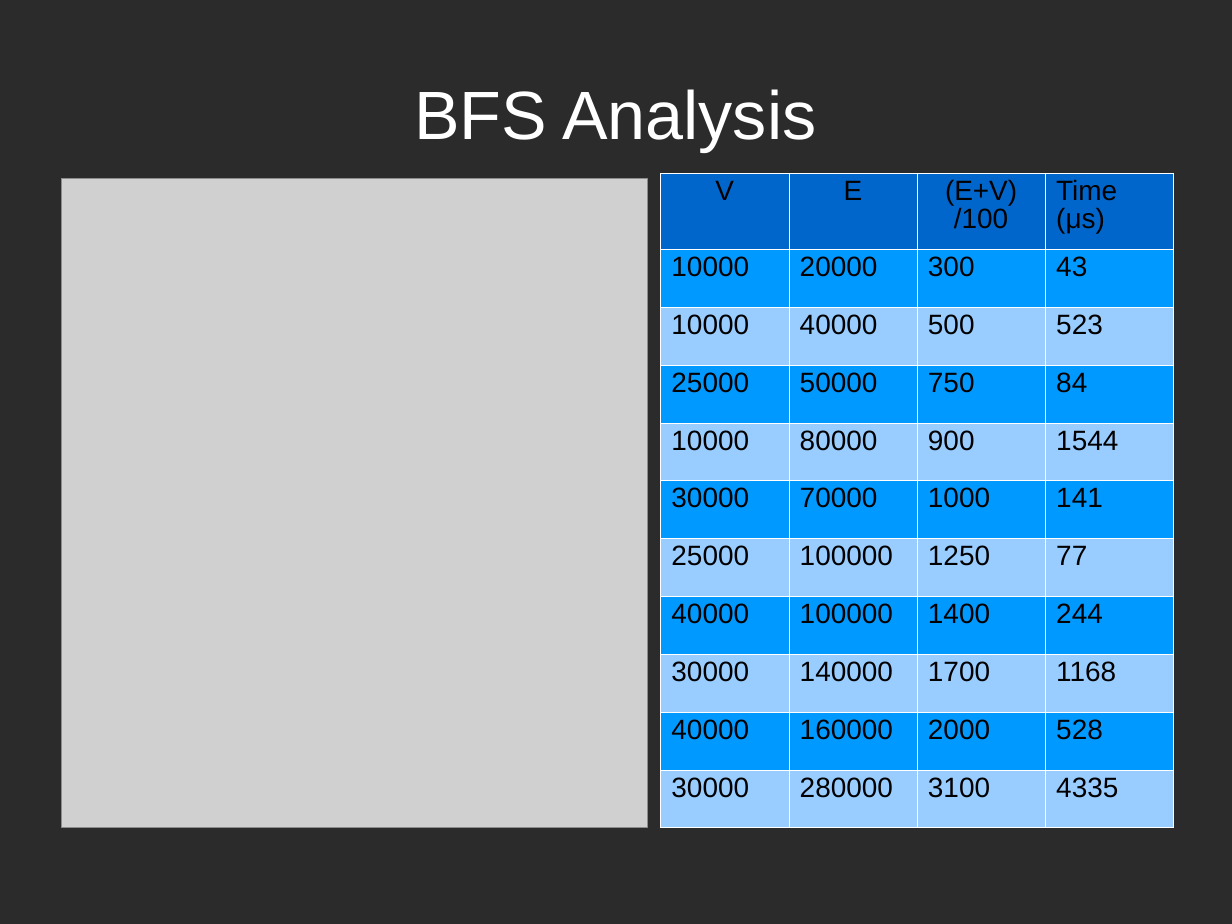
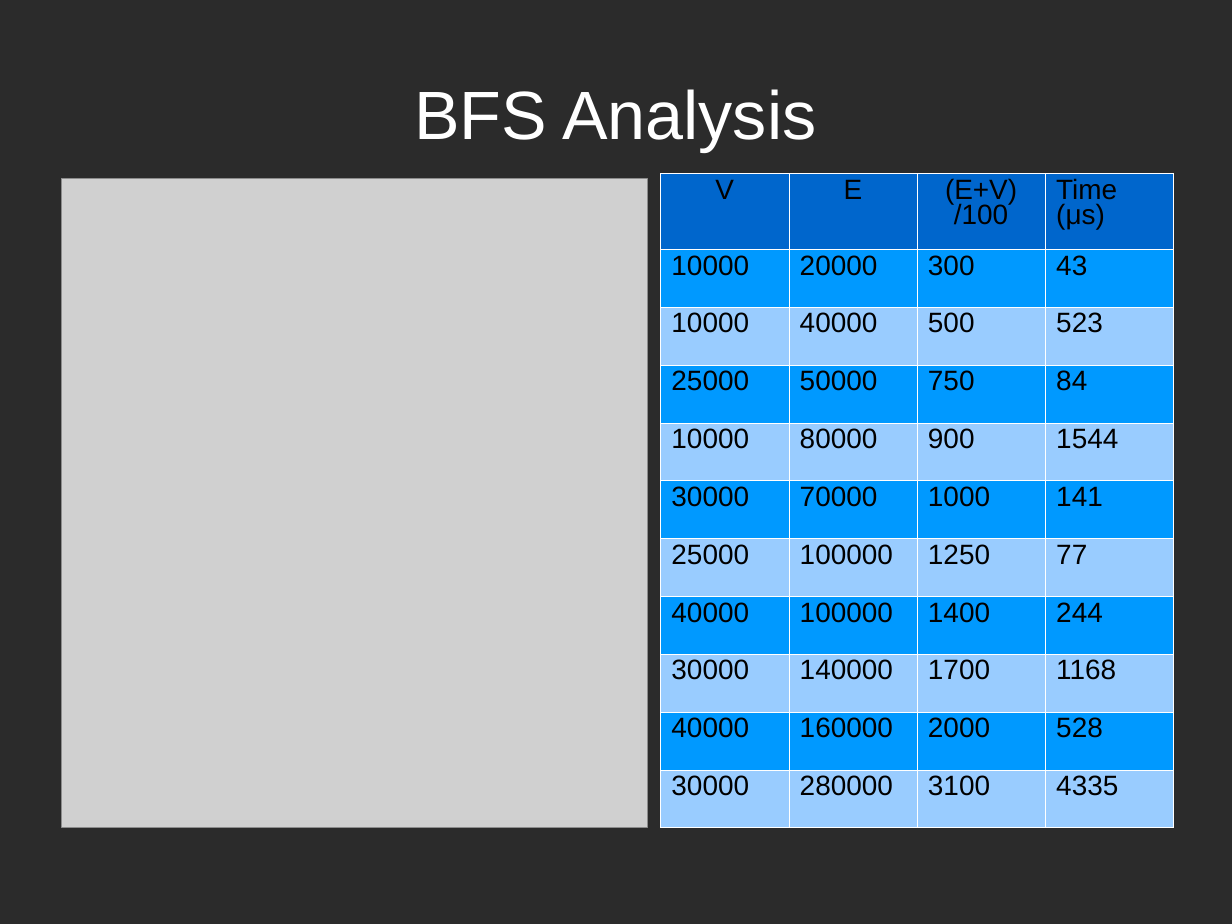
Before and after one commit to stollcri/UA-3460-635-P1, a slide deck: slide 4 of Presentation.ppt. Drawn at 1232x924 pixels with LibreOffice and Linux fonts; fonts in the diff are those of the drawing; grey boxes stand for pictures; background and template pictures are left out; a plain dark background stands for a picture behind light text. Boxes give left, top, right and bottom in pixels: in the first picture for what was removed or moved away, otherwise in the second. Text is boxed around its words. In the diff, an @@ line names an element or a change of style, - is before the commit and + after.

```diff
--- a/Presentation.ppt
+++ b/Presentation.ppt
@@ table at (661, 173, 1175, 827) @@
@@ line spacing 0.87 to 0.81 @@
```
Also in this commit, not shown: 3 other slides changed, 1 other file.
